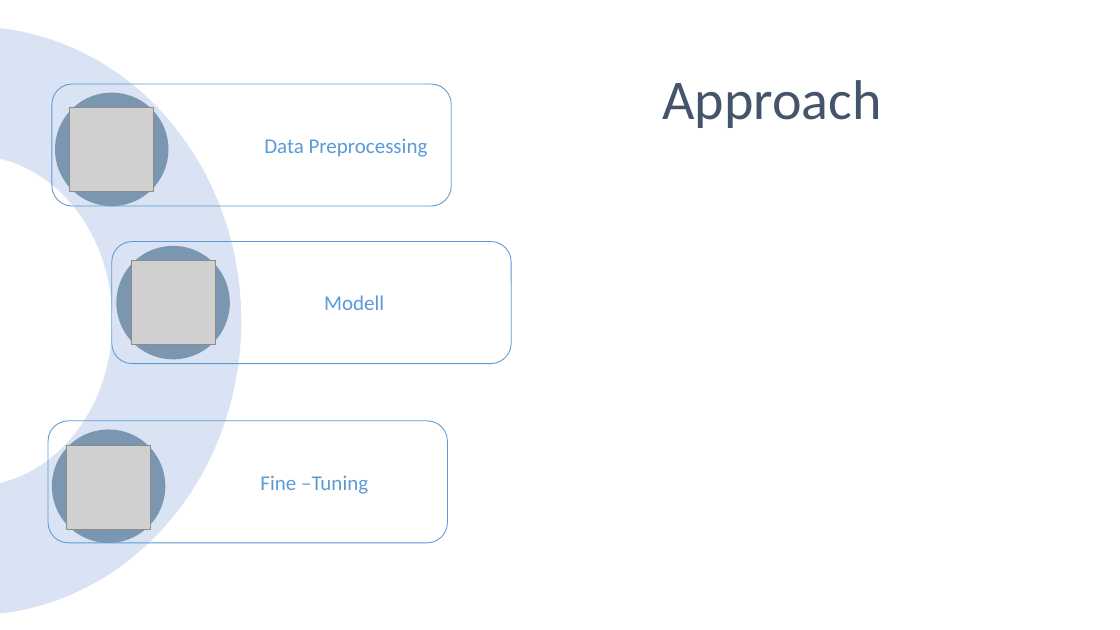
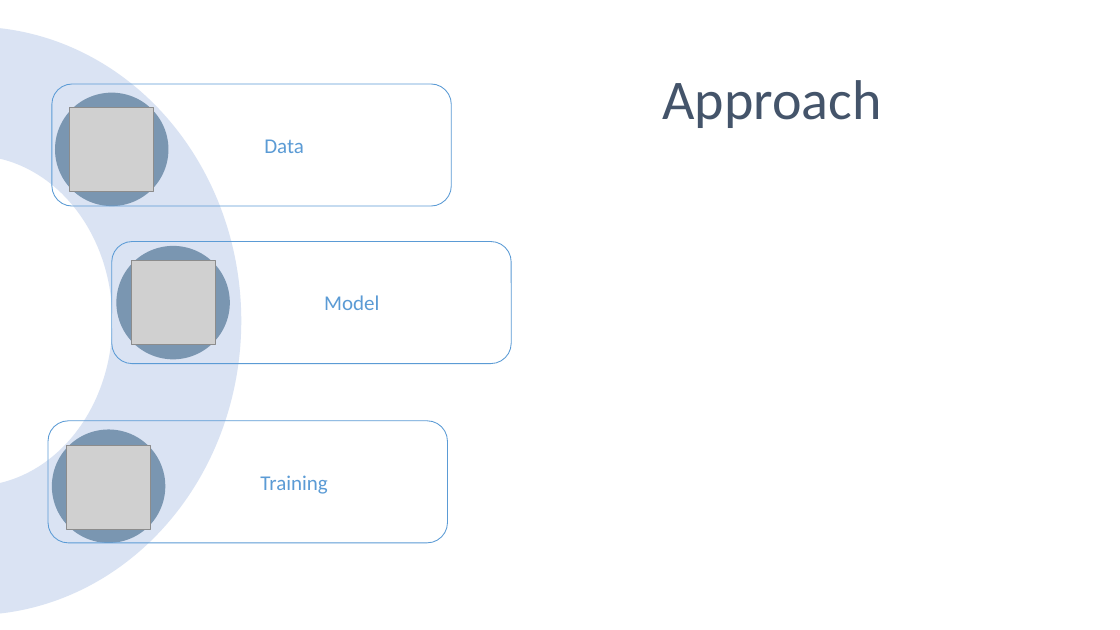
Before and after one commit to erikhelmut/ADL-recognition-with-wrist-worn-accelerometer, a slide deck: slide 4 of Activities of Daily Living-recognition-with-wrist-worn-accelerometer.pptx. Drawn at 1120x630 pixels with LibreOffice and Linux fonts; fonts in the diff are those of the drawing; grey boxes stand for pictures. Boxes give left, top, right and bottom in pixels: in the first picture for what was removed or moved away, otherwise in the second. Text is boxed around its words. In the diff, an @@ line names an element or a change of style, - is before the commit and + after.

Commit message:
Fixed typo, added conclusion, added data description, added training description, added evaluation

```diff
--- a/Activities of Daily Living-recognition-with-wrist-worn-accelerometer.pptx
+++ b/Activities of Daily Living-recognition-with-wrist-worn-accelerometer.pptx
@@ text in rounded rectangle at bbox=[264, 139, 304, 153]: text changed @@
-Data Preprocessing
+Data
@@ text in rounded rectangle at bbox=[324, 295, 379, 310]: text changed @@
-Modell
+Model
@@ text in rounded rectangle at bbox=[260, 475, 327, 494]: text changed @@
-Fine –Tuning
+Training
```
Also in this commit, not shown: 4 other slides changed, 3 slides added, 2 slides removed.
